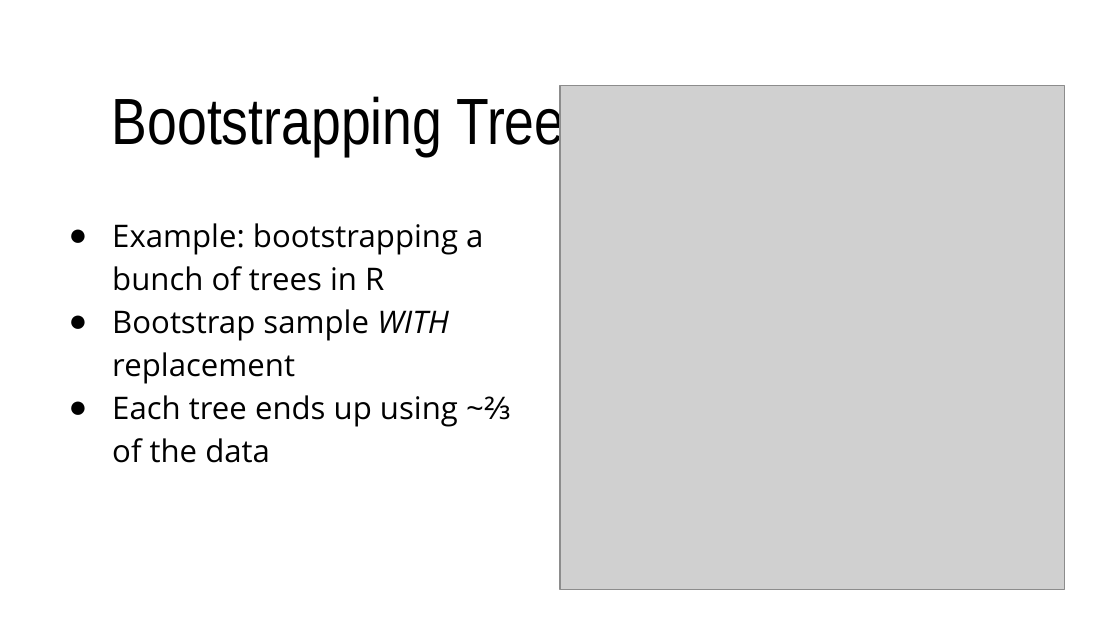
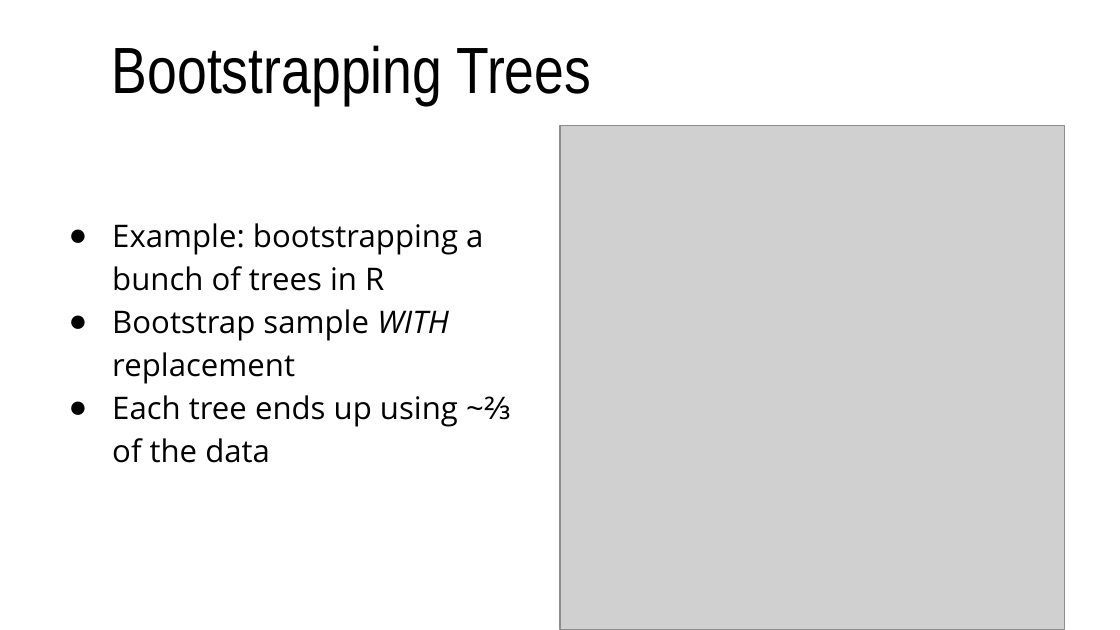
Before and after one commit to lijiang825/E82_topic_presentation, a slide deck: slide 5 of XGBoost.pptx. Drawn at 1120x630 pixels with LibreOffice and Linux fonts; fonts in the diff are those of the drawing; grey boxes stand for pictures. Boxes give left, top, right and bottom in pixels: in the first picture for what was removed or moved away, otherwise in the second. Text is boxed around its words. In the diff, an @@ line names an element or a change of style, - is before the commit and + after.

Commit message:
Minor edits

```diff
--- a/XGBoost.pptx
+++ b/XGBoost.pptx
@@ text "Bootstrapping Trees" rewrapped from bbox=[112, 91, 591, 156] to bbox=[112, 45, 591, 106] @@
@@ picture: place and size @@
-picture at bbox=[560, 85, 1064, 589]
+picture at bbox=[560, 125, 1064, 629]
```
Also in this commit, not shown: 2 other slides changed.
